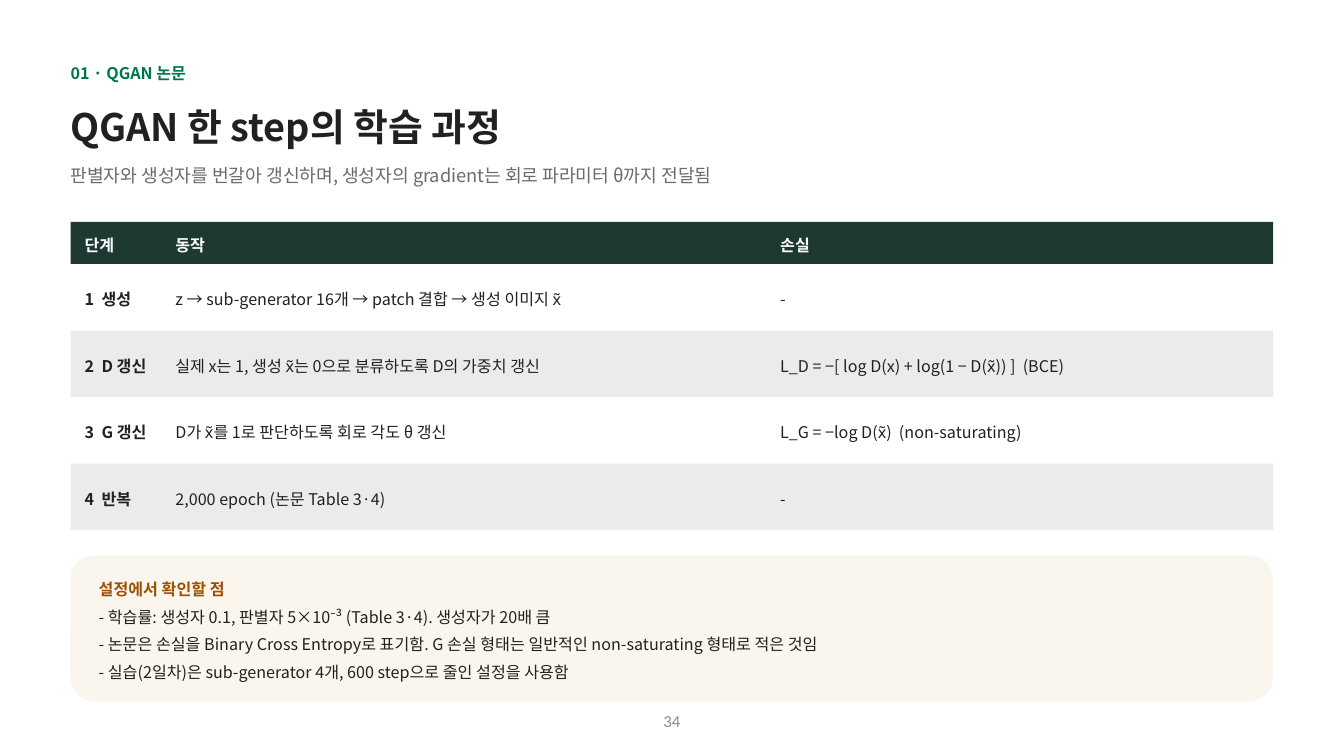
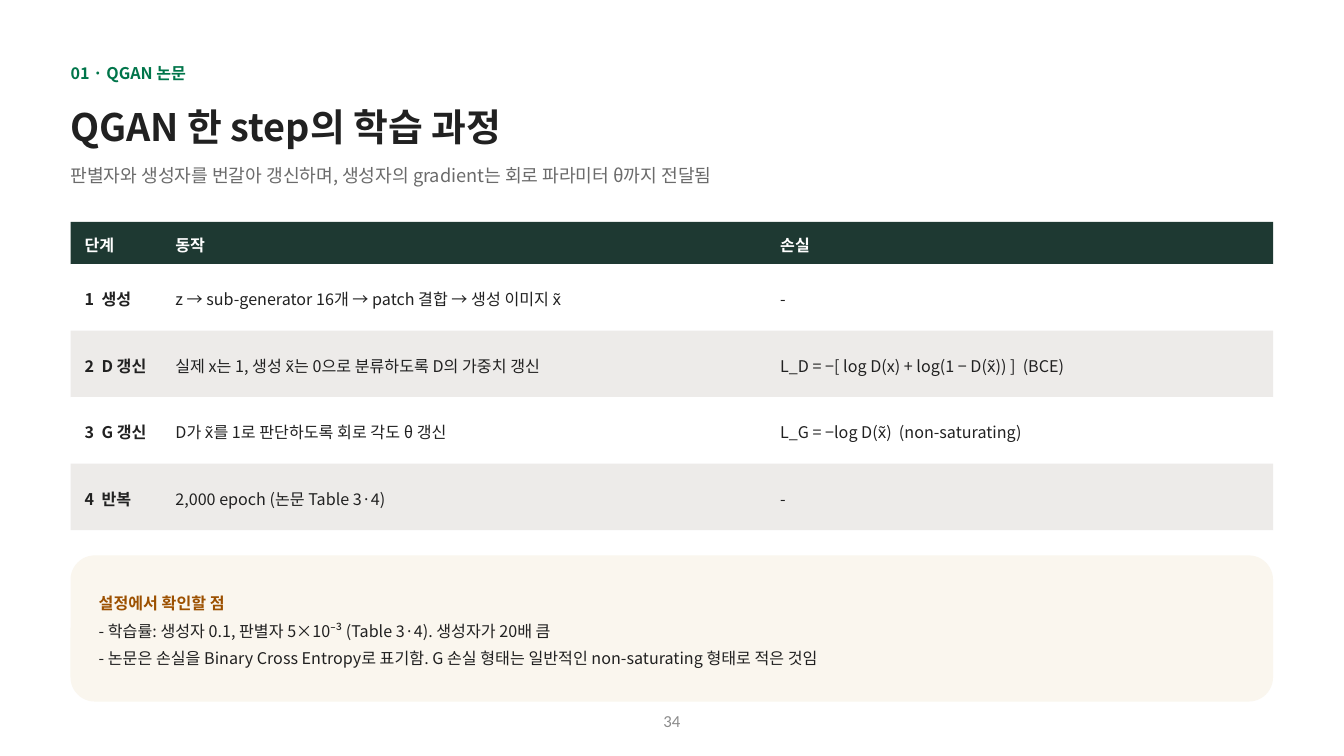
Before and after one commit to hyunhp/skin_disease_qml, a slide deck: slide 34 of practice/day1_slides/day1_theory_slides.pptx. Drawn at 1344x756 pixels with LibreOffice and Linux fonts; fonts in the diff are those of the drawing. Boxes give left, top, right and bottom in pixels: in the first picture for what was removed or moved away, otherwise in the second. Text is boxed around its words. In the diff, an @@ line names an element or a change of style, - is before the commit and + after.

```diff
--- a/practice/day1_slides/day1_theory_slides.pptx
+++ b/practice/day1_slides/day1_theory_slides.pptx
@@ text at [108, 664, 569, 682]: paragraph removed @@
-- 실습(2일차)은 sub-generator 4개, 600 step으로 줄인 설정을 사용함
```
Also in this commit, not shown: 10 other slides changed, 1 slide removed, 10 other files.
